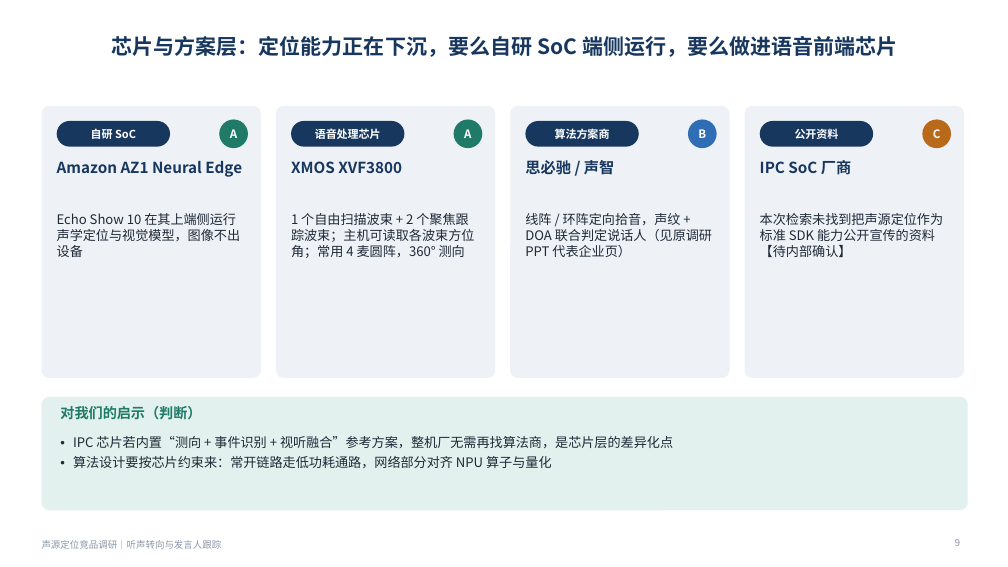
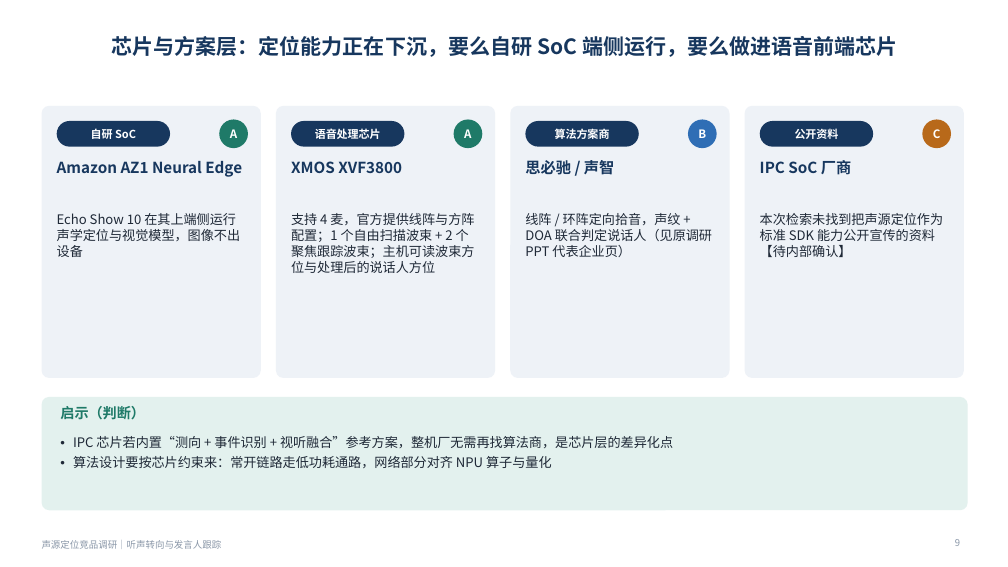
Before and after one commit to ZeroFoxxi/ssl-scene1, a slide deck: slide 9 of 声源定位竞品调研_听声转向与发言人跟踪.pptx. Drawn at 1008x567 pixels with LibreOffice and Linux fonts; fonts in the diff are those of the drawing. Boxes give left, top, right and bottom in pixels: in the first picture for what was removed or moved away, otherwise in the second. Text is boxed around its words. In the diff, an @@ line names an element or a change of style, - is before the commit and + after.

```diff
--- a/声源定位竞品调研_听声转向与发言人跟踪.pptx
+++ b/声源定位竞品调研_听声转向与发言人跟踪.pptx
@@ text at [291, 213, 474, 273]: text changed @@
-1 个自由扫描波束 + 2 个聚焦跟踪波束；主机可读取各波束方位角；常用 4 麦圆阵，360° 测向
+支持 4 麦，官方提供线阵与方阵配置；1 个自由扫描波束 + 2 个聚焦跟踪波束；主机可读波束方位与处理后的说话人方位
@@ text at [60, 406, 145, 420]: text changed @@
-对我们的启示（判断）
+启示（判断）
```
Also in this commit, not shown: 11 other slides changed, 3 other files.
